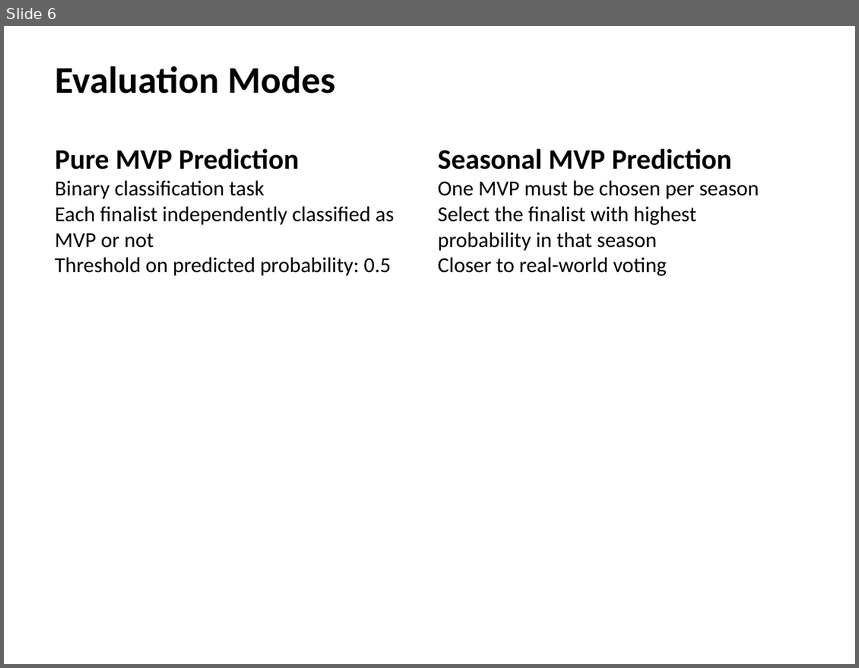
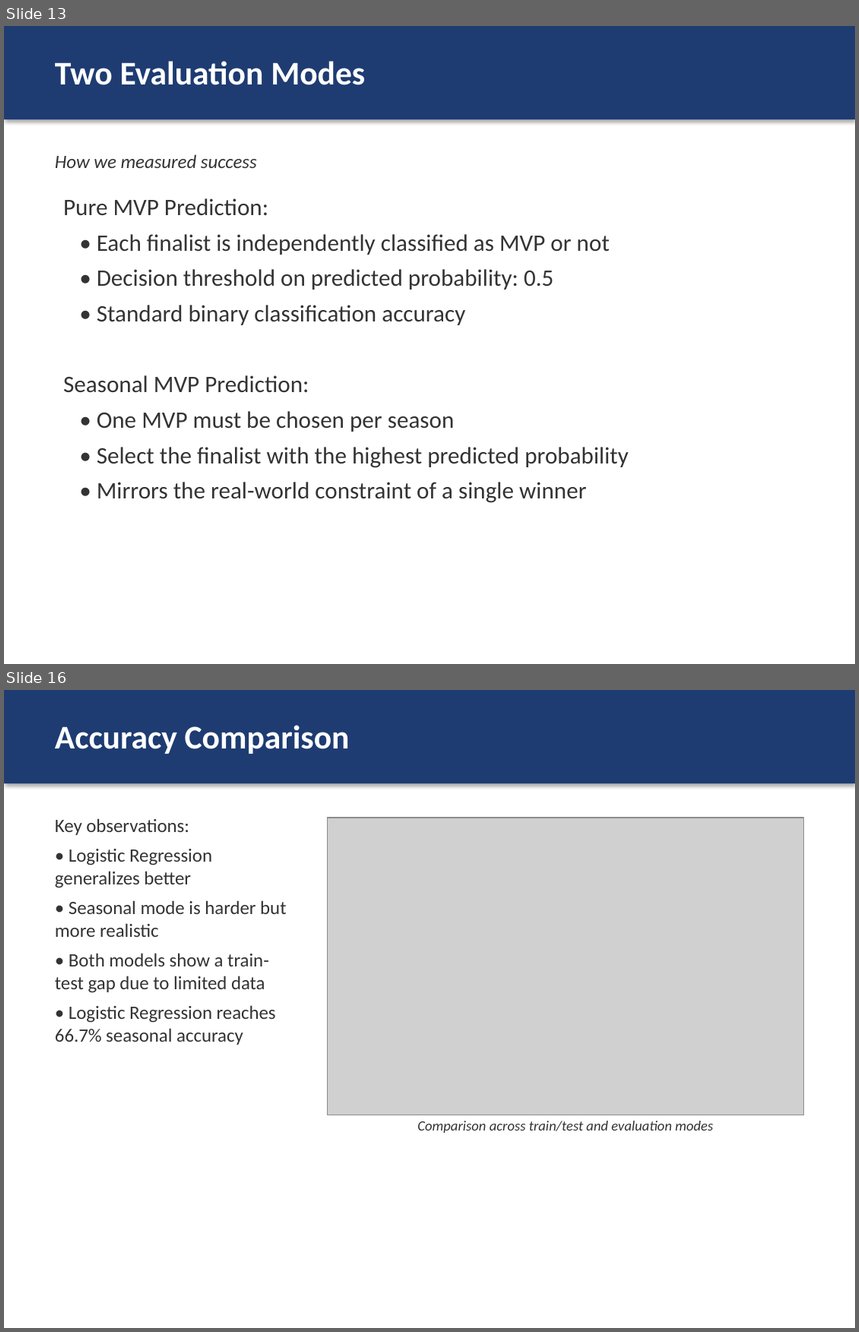
Before and after one commit to Nami-181/nba-mvp-ml, a slide deck: reports/presentation/NBA_MVP_Prediction.pptx. Shown one above the other, each under a label of ours: slide 6 before the commit, slides 13 and 16 after it; the slides between them are not shown. The pictures are 859x668 and 859x1332 pixels, drawn with LibreOffice and Linux fonts; fonts in the diff are those of the drawing; grey boxes stand for pictures. Boxes give left, top, right and bottom in pixels: in the first picture for what was removed or moved away, otherwise in the second. Text is boxed around its words. In the diff, an @@ line names an element or a change of style, - is before the commit and + after.

```diff
--- a/reports/presentation/NBA_MVP_Prediction.pptx
+++ b/reports/presentation/NBA_MVP_Prediction.pptx
@@ slide 16 added at (4,690,855,1328), background #FFFFFF @@
@@ rectangle added at (4,690,855,783), fill #1E3C72 @@
@@ text added at (55,725,350,754), 28 pt, text #FFFFFF, bold @@
+Accuracy Comparison
@@ text added at (55,818,286,1045), 16 pt, text #333333 @@
+Key observations:
+• Logistic Regression generalizes better
+• Seasonal mode is harder but more realistic
+• Both models show a train-test gap due to limited data
+• Logistic Regression reaches 66.7% seasonal accuracy
@@ picture added at (328,818,804,1116) @@
@@ text added at (417,1121,713,1133), 12 pt, text #333333, italic @@
+Comparison across train/test and evaluation modes
@@ what was slide 6 is now slide 13 @@
@@ slide 13 changed as well @@
@@ rectangle added at (4,26,855,119), fill #1E3C72 @@
@@ text at (55,61,365,85): text changed; size 32 to 28 pt; text colour #000000 to #FFFFFF @@
-Evaluation Modes
+Two Evaluation Modes
@@ text removed at (55,148,394,276) @@
-Pure MVP Prediction
-Binary classification task
-Each finalist independently classified as MVP or not
-Threshold on predicted probability: 0.5
@@ text added at (55,154,257,168), 16 pt, text #333333, italic @@
+How we measured success
@@ text at (63,199,629,503): text changed; size 18 to 20 pt; text colour #000000 to #333333 @@
-Seasonal MVP Prediction
-One MVP must be chosen per season
-Select the finalist with highest probability in that season
-Closer to real-world voting
+Pure MVP Prediction:
+• Each finalist is independently classified as MVP or not
+• Decision threshold on predicted probability: 0.5
+• Standard binary classification accuracy
+Seasonal MVP Prediction:
+• One MVP must be chosen per season
+• Select the finalist with the highest predicted probability
+• Mirrors the real-world constraint of a single winner
```
Also in this commit, not shown: 6 other slides changed, 20 other slides added, 6 slides removed, 8 other files.
